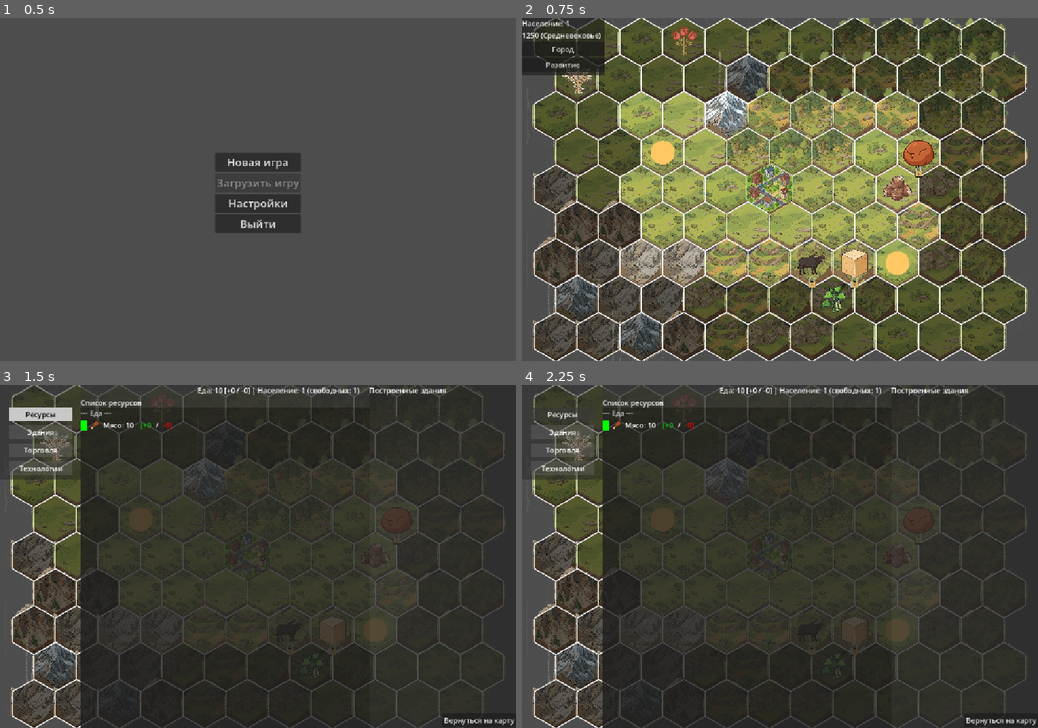
Above: before the commit, frames 1-4 (two rows, left to right).
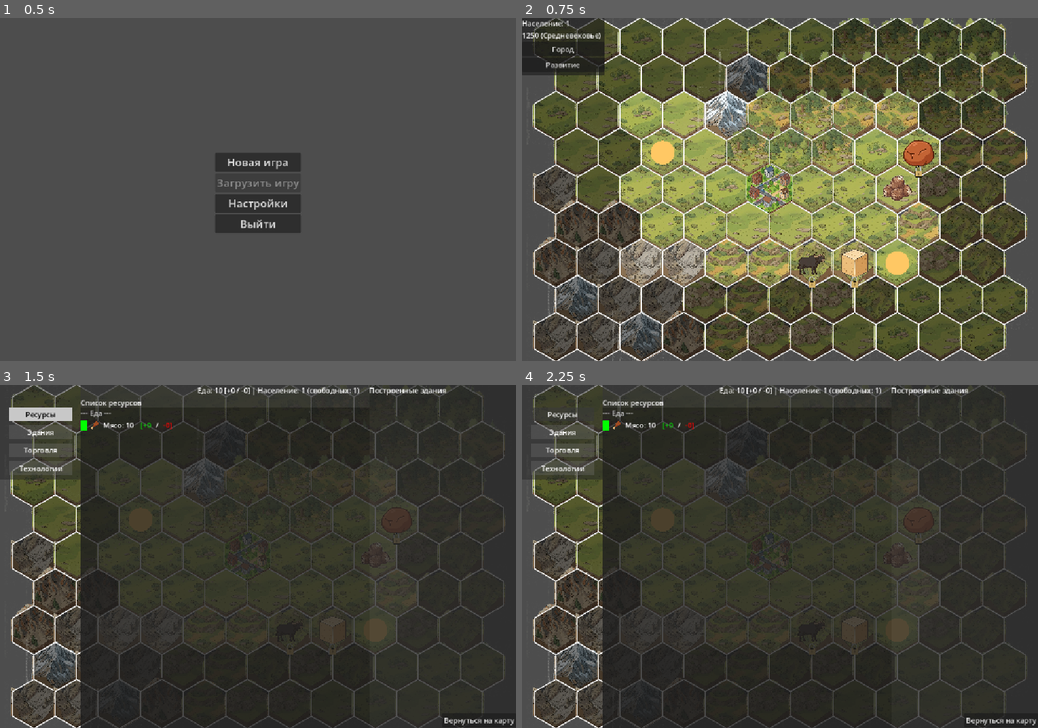
Above: after the commit, the same moments.

Repository: Night-Pryanik/The-City
Game: Godot game, scene res://scenes/main_menu.tscn
The game is run twice, just before and just after one commit, with the same random seed, the same clock (stepped at 60 frames per second) and the same inputs.
Inputs:
- Up to frame 1 (0.5 s): no input
- Up to frame 2 (0.75 s): click "Новая игра" at 0.5 s
- Up to frame 3 (1.5 s): click "Город" at 1.25 s
- Up to frame 4 (2.25 s): click "Ресурсы" at 2 s

Frame 1 is identical in both runs. In frame 2, 0.5% of the frame differs, in the area x 7-64%, y 2-86%; in frame 3, 0.2%; in frame 4, 0.2%.

Commit message:
Hide unrevealed resources until explored
Hide resource info and icons for tiles that are not in player influence or not explored to avoid leaking resource locations. main_map.gd: determine reveal state, show "Ресурс: неизвестно (проведите разведку)" in tooltip for unrevealed tiles. map_renderer.gd: add _is_resource_revealed(tile) helper and skip drawing resource icons when a tile is not revealed (progress bars remain drawn). Files changed: scenes/main_map.gd, scripts/map_renderer.gd.

Diff:
--- a/scenes/main_map.gd
+++ b/scenes/main_map.gd
@@ -348,8 +348,22 @@
 
     var tile = tile_data[row][col]
     var terrain_name = GameData.terrains.get(tile.terrain, {}).get("name", tile.terrain)
+
+    # Ресурсы вне Кольца Влияния скрыты, пока область не разведана.
+    var is_revealed = tile.get("in_influence", false) or tile.get("is_explored", false)
+
     var res_id = tile.resource
-    var res_name = GameData.raw_resources.get(res_id, {}).get("name", "нет") if res_id != null else "нет"
+    var res_name = "нет"
+    if res_id != null:
+        res_name = GameData.raw_resources.get(res_id, {}).get("name", res_id)
+
+    # Регион ещё не разведан — не раскрываем информацию о ресурсе.
+    # Показываем «неизвестно» на ВСЕХ неразведанных гексах, чтобы игрок
+    # не мог заранее определить, где находятся скрытые ресурсы.
+    if not is_revealed:
+        tooltip_text_label.text = "Местность: %s\nРесурс: неизвестно (проведите разведку)" % terrain_name
+        return
+
     var imp_name = GameData.improvements.get(tile.improvement, {}).get("name", "нет") if tile.improvement != null else "нет"
     var locked = ""
     if res_id != null:
--- a/scripts/map_renderer.gd
+++ b/scripts/map_renderer.gd
@@ -159,6 +159,13 @@
     if main_map.show_hex_borders:
         draw_polyline(closed_vertices, Color.WHITE, 2, true)
 
+# Ресурс виден игроку, если гекс входит в Кольцо Влияния
+# (территория освоена) или область была исследована разведкой.
+func _is_resource_revealed(tile: Dictionary) -> bool:
+    if tile.get("in_influence", false):
+        return true
+    return tile.get("is_explored", false)
+
 func _draw_hex_overlays(row: int, col: int):
     var center = HexUtils.hex_center(row, col, main_map.HEX_RADIUS)
     center.x += main_map.offset_x + main_map.scroll_offset.x
@@ -170,7 +177,11 @@
     if row == main_map.CITY_ROW and col == main_map.CITY_COL:
         return
 
-    if tile.resource != null:
+    # Ресурсы Региона вне Кольца Влияния скрыты, пока область не разведана.
+    # (Прогресс-бары ниже отрисовываются независимо от видимости ресурса.)
+    var is_resource_visible = _is_resource_revealed(tile)
+
+    if tile.resource != null and is_resource_visible:
         var res_data = GameData.raw_resources.get(tile.resource, {})
         var res_icon = res_data.get("icon", "")
         var is_locked = _is_resource_locked(tile.resource)
